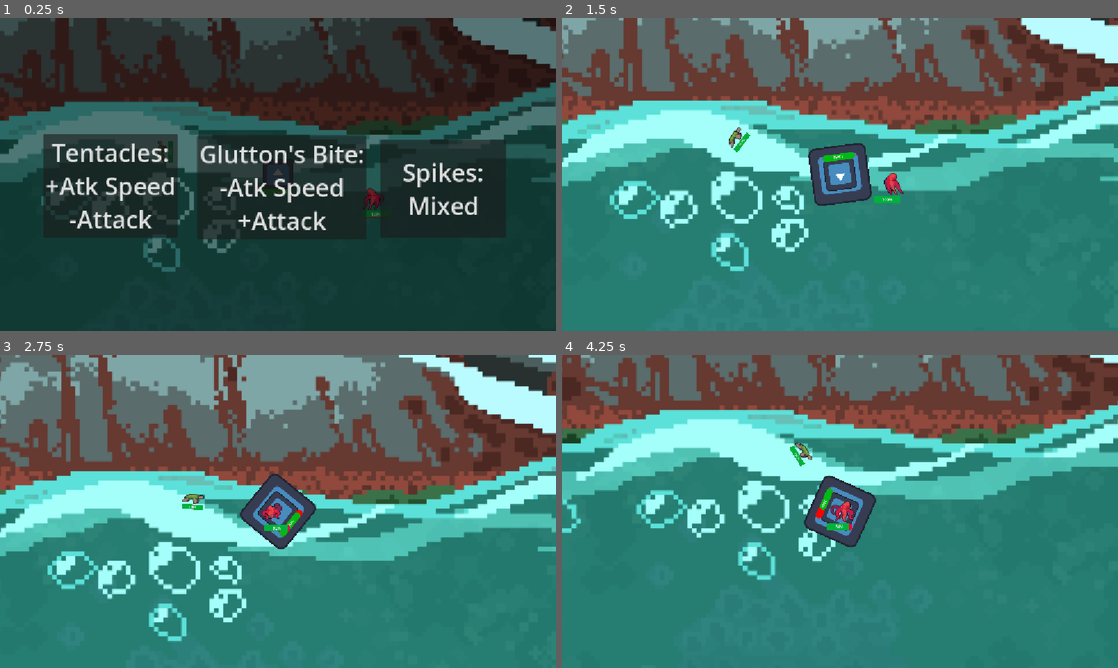
Above: before the commit, frames 1-4 (two rows, left to right).
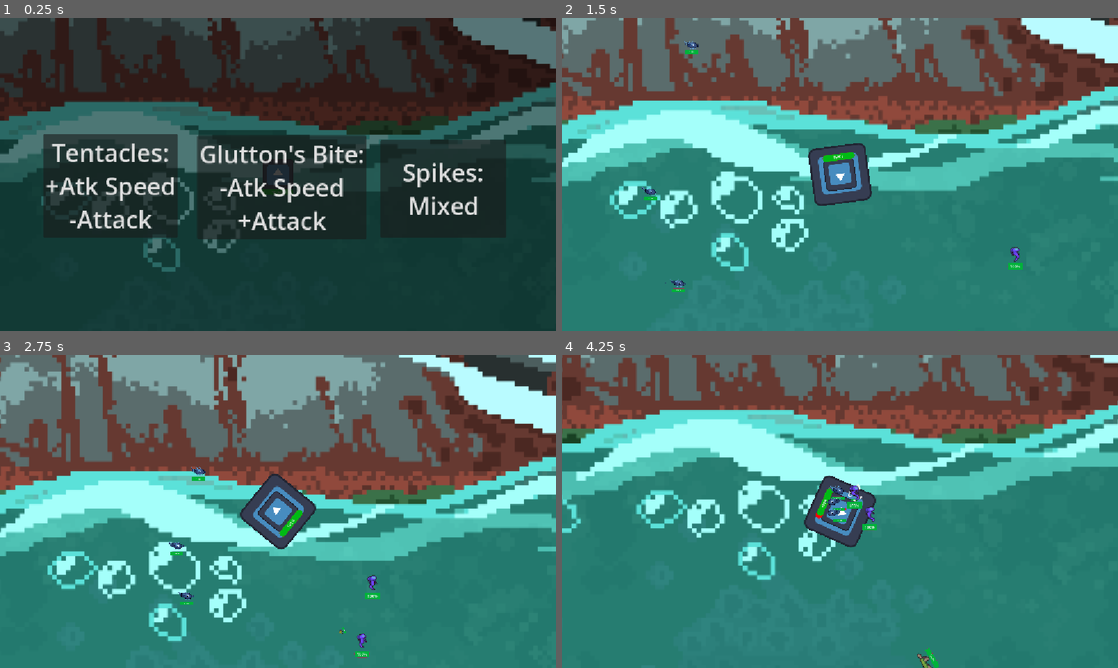
Above: after the commit, the same moments.

Repository: GavinWu42711/Campfire
Game: Godot game, scene res://Scenes/level_1.tscn
The game is run twice, just before and just after one commit, with the same random seed, the same clock (stepped at 60 frames per second) and the same inputs. The engine's default icon, where the game draws it, is replaced by a stand-in: a white triangle on a blue panel in a dark square.
Inputs (mouse positions are in pixels of both pictures, inside the frame that each line leads up to):
- Up to frame 1 (0.25 s): no input
- Up to frame 2 (1.5 s): tap Enter at 0.5 s; move the mouse to (962, 158) at 0.52 s; click (962, 158) at 0.6 s; move the mouse to (728, 190) at 1.27 s; right-click (728, 190) at 1.35 s
- Up to frame 3 (2.75 s): move the mouse to (333, 442) at 2.02 s; click (333, 442) at 2.1 s
- Up to frame 4 (4.25 s): move the mouse to (812, 574) at 2.77 s; right-click (812, 574) at 2.85 s; move the mouse to (1006, 558) at 3.52 s; click (1006, 558) at 3.6 s

The runs differ from the first frame. In frame 1, 0.3% of the frame differs, in the area x 28-69%, y 39-64%; in frame 2, 0.7%; in frame 3, 0.8%; in frame 4, 0.9%, in the area x 41-68%, y 27-100%.

Commit message:
scene handler
bug fixing scene handler

Diff:
--- a/campfire/Scenes/level_1.tscn
+++ b/campfire/Scenes/level_1.tscn
@@ -1,13 +1,12 @@
 [gd_scene format=4 uid="uid://clydl34mgc5hh"]
 
 [ext_resource type="Texture2D" uid="uid://byan08c0126pq" path="res://Assets/Tilesets and Backgrounds/free-underwater-world-pixel-art-backgrounds/background 4/orig_big.png" id="1_vk57k"]
+[ext_resource type="Script" uid="uid://65v6fx6fr3e4" path="res://Scripts/level_1.gd" id="1_wrinw"]
 [ext_resource type="Texture2D" uid="uid://mihmftv63u4e" path="res://Assets/Tilesets and Backgrounds/TileMap (1).png" id="2_7p6j4"]
 [ext_resource type="PackedScene" uid="uid://r1lfrw2x34u4" path="res://Scenes/Player.tscn" id="2_8ffim"]
 [ext_resource type="Texture2D" uid="uid://by68ikyxj23ka" path="res://Assets/Tilesets and Backgrounds/TileSet.png" id="3_6444e"]
 [ext_resource type="Texture2D" uid="uid://cdcno6virmq45" path="res://Assets/Tilesets and Backgrounds/New Project (1) (2).png" id="5_6444e"]
 [ext_resource type="PackedScene" uid="uid://1qs6ffmyuihq" path="res://Scenes/selection_screen.tscn" id="6_evi0p"]
-[ext_resource type="PackedScene" uid="uid://bb6sdvi5cg481" path="res://Scenes/OctopusEnemy.tscn" id="7_xrdnt"]
-[ext_resource type="PackedScene" uid="uid://dn01d51mmec8f" path="res://Scenes/TurtleEnemy.tscn" id="8_wrinw"]
 [ext_resource type="AudioStream" uid="uid://d4iemrqsysge4" path="res://Assets/Audio/8-Bit Ocean.wav" id="9_chwpn"]
 [ext_resource type="Script" path="res://Scenes/audio_stream_player_2d.gd" id="10_chwpn"]
 
@@ -649,13 +648,14 @@
 sources/3 = SubResource("TileSetAtlasSource_xrdnt")
 
 [node name="Level1" type="Node2D" unique_id=602378382]
+script = ExtResource("1_wrinw")
 
 [node name="Orig" type="Sprite2D" parent="." unique_id=184249064]
 position = Vector2(-14, 117.84387)
 scale = Vector2(4.793, 4.89)
 texture = ExtResource("1_vk57k")
 
-[node name="CharacterBody2D" parent="." unique_id=642714803 instance=ExtResource("2_8ffim")]
+[node name="Player" parent="." unique_id=642714803 instance=ExtResource("2_8ffim")]
 position = Vector2(-11, 380)
 
 [node name="TileMapLayer" type="TileMapLayer" parent="." unique_id=1411865367]
@@ -679,12 +679,6 @@
 
 [node name="Selection Screen" parent="." unique_id=176216696 instance=ExtResource("6_evi0p")]
 
-[node name="CharacterBody2D2" parent="." unique_id=980513259 instance=ExtResource("7_xrdnt")]
-position = Vector2(398, 481)
-
-[node name="CharacterBody2D3" parent="." unique_id=1992164605 instance=ExtResource("8_wrinw")]
-position = Vector2(-491, 288)
-
 [node name="StaticBody2D" type="StaticBody2D" parent="." unique_id=1671222664]
 collision_layer = 4
 collision_mask = 4
@@ -698,6 +692,6 @@
 autoplay = true
 script = ExtResource("10_chwpn")
 
-[connection signal="choose_glutton_signal" from="Selection Screen" to="CharacterBody2D" method="_on_selection_screen_choose_glutton_signal"]
-[connection signal="choose_spikes_signal" from="Selection Screen" to="CharacterBody2D" method="_on_selection_screen_choose_spikes_signal"]
-[connection signal="choose_tentacles_signal" from="Selection Screen" to="CharacterBody2D" method="_on_selection_screen_choose_tentacles_signal"]
+[connection signal="choose_glutton_signal" from="Selection Screen" to="Player" method="_on_selection_screen_choose_glutton_signal"]
+[connection signal="choose_spikes_signal" from="Selection Screen" to="Player" method="_on_selection_screen_choose_spikes_signal"]
+[connection signal="choose_tentacles_signal" from="Selection Screen" to="Player" method="_on_selection_screen_choose_tentacles_signal"]
--- a/campfire/Scenes/level_2.tscn
+++ b/campfire/Scenes/level_2.tscn
@@ -1,5 +1,6 @@
 [gd_scene format=4 uid="uid://14do6usdot3o"]
 
+[ext_resource type="Script" uid="uid://bt40pkpp2o7h7" path="res://Scripts/level_2.gd" id="1_42uki"]
 [ext_resource type="Texture2D" uid="uid://bftd6fxdwlkmr" path="res://Assets/Tilesets and Backgrounds/free-underwater-world-pixel-art-backgrounds/background 1/orig_big.png" id="1_v3rpw"]
 [ext_resource type="Texture2D" uid="uid://mihmftv63u4e" path="res://Assets/Tilesets and Backgrounds/TileMap (1).png" id="2_12fag"]
 [ext_resource type="Texture2D" uid="uid://by68ikyxj23ka" path="res://Assets/Tilesets and Backgrounds/TileSet.png" id="3_1q6tm"]
@@ -792,6 +793,7 @@
 sources/3 = SubResource("TileSetAtlasSource_cggpd")
 
 [node name="Level2" type="Node2D" unique_id=93803749]
+script = ExtResource("1_42uki")
 
 [node name="OrigBig" type="Sprite2D" parent="." unique_id=1456790484]
 position = Vector2(65.30585, 265.24997)
@@ -823,7 +825,7 @@
 rendering_quadrant_size = 32
 physics_quadrant_size = 32
 
-[node name="CharacterBody2D" parent="." unique_id=642714803 instance=ExtResource("6_cggpd")]
+[node name="Player" parent="." unique_id=642714803 instance=ExtResource("6_cggpd")]
 
 [node name="Marker2D" type="Marker2D" parent="." unique_id=669978079]
 position = Vector2(-5372, -95)
--- a/campfire/Scenes/level_3.tscn
+++ b/campfire/Scenes/level_3.tscn
@@ -1,5 +1,6 @@
 [gd_scene format=4 uid="uid://cujkrcfb7tchr"]
 
+[ext_resource type="Script" uid="uid://b7tlo01qdk80a" path="res://Scripts/level_3.gd" id="1_l4wr6"]
 [ext_resource type="Texture2D" uid="uid://bwpe0nu51c1sg" path="res://Assets/Tilesets and Backgrounds/free-underwater-world-pixel-art-backgrounds/background 2/orig_big.png" id="1_ng0s0"]
 [ext_resource type="Texture2D" uid="uid://mihmftv63u4e" path="res://Assets/Tilesets and Backgrounds/TileMap (1).png" id="2_76ybr"]
 [ext_resource type="Texture2D" uid="uid://by68ikyxj23ka" path="res://Assets/Tilesets and Backgrounds/TileSet.png" id="3_s8nj6"]
@@ -648,6 +649,7 @@
 sources/3 = SubResource("TileSetAtlasSource_53xsp")
 
 [node name="Level3" type="Node2D" unique_id=423755762]
+script = ExtResource("1_l4wr6")
 
 [node name="OrigBig" type="Sprite2D" parent="." unique_id=2063815661]
 position = Vector2(150, 33.999992)
@@ -670,7 +672,7 @@
 rendering_quadrant_size = 32
 physics_quadrant_size = 32
 
-[node name="CharacterBody2D" parent="." unique_id=642714803 instance=ExtResource("4_s8nj6")]
+[node name="Player" parent="." unique_id=642714803 instance=ExtResource("4_s8nj6")]
 
 [node name="Marker2D" type="Marker2D" parent="." unique_id=1757274697]
 position = Vector2(-5372, -95)
--- a/campfire/Scenes/level_4.tscn
+++ b/campfire/Scenes/level_4.tscn
@@ -1,5 +1,6 @@
 [gd_scene format=4 uid="uid://v1545633i6d2"]
 
+[ext_resource type="Script" uid="uid://7lc5gorkut4k" path="res://Scripts/level_4.gd" id="1_7huqf"]
 [ext_resource type="Texture2D" uid="uid://bkq1m43dl7vcd" path="res://Assets/Tilesets and Backgrounds/free-underwater-world-pixel-art-backgrounds/background 3/orig_big.png" id="1_i1va2"]
 [ext_resource type="Texture2D" uid="uid://mihmftv63u4e" path="res://Assets/Tilesets and Backgrounds/TileMap (1).png" id="2_kdkq3"]
 [ext_resource type="Texture2D" uid="uid://by68ikyxj23ka" path="res://Assets/Tilesets and Backgrounds/TileSet.png" id="3_wi344"]
@@ -1054,6 +1055,7 @@
 sources/2 = SubResource("TileSetAtlasSource_3ntyy")
 
 [node name="Level4" type="Node2D" unique_id=423755762]
+script = ExtResource("1_7huqf")
 
 [node name="OrigBig" type="Sprite2D" parent="." unique_id=2063815661]
 position = Vector2(150, 33.999992)
@@ -1088,7 +1090,7 @@
 rendering_quadrant_size = 32
 physics_quadrant_size = 32
 
-[node name="CharacterBody2D" parent="." unique_id=642714803 instance=ExtResource("5_wk15n")]
+[node name="Player" parent="." unique_id=642714803 instance=ExtResource("5_wk15n")]
 
 [node name="Marker2D" type="Marker2D" parent="." unique_id=1757274697]
 position = Vector2(-5372, -95)
--- /dev/null
+++ b/campfire/Scenes/menu.tscn
@@ -0,0 +1,30 @@
+[gd_scene format=3 uid="uid://c1usjh0uyt8li"]
+
+[sub_resource type="GDScript" id="GDScript_u4yt8"]
+script/source = "extends Button
+
+
+# Called when the node enters the scene tree for the first time.
+func _ready() -> void:
+	pass # Replace with function body.
+
+
+# Called every frame. 'delta' is the elapsed time since the previous frame.
+func _process(delta: float) -> void:
+	pass
+
+
+
+func _on_button_down() -> void:
+	SceneHandler.transition_scene(SceneHandler.LEVEL.LEVEL_1)
+"
+
+[node name="Node2D" type="Node2D" unique_id=1730369024]
+
+[node name="Button" type="Button" parent="." unique_id=1189303427]
+offset_right = 893.0
+offset_bottom = 427.0
+text = "etesetes"
+script = SubResource("GDScript_u4yt8")
+
+[connection signal="button_down" from="Button" to="Button" method="_on_button_down"]
--- a/campfire/Scripts/Enemy_Class.gd
+++ b/campfire/Scripts/Enemy_Class.gd
@@ -59,6 +59,7 @@
 	apply_knockback.connect(take_knockback)
 	dot_timer = Timer.new()
 	set_up_hp_bar()
+	set_collision_layer_value(1,true)
 
 #Run every second
 func _physics_process(delta: float) -> void:
@@ -132,7 +133,6 @@
 
 		#Apply damage
 		current_health -= damage
-		print(current_health)
 		queue_animation(ACTION.HURT)
 
 		if current_health <= 0:
@@ -149,15 +149,18 @@
 	alive = false
 	SceneHandler.update_goals_signal.emit(enemy_depth)
 	queue_animation(ACTION.DEATH)
+	await animated_sprite.animation_finished
+	self.queue_free()
 
 #Checks if any player hitboxes are in range
 func check_attack_hitbox() -> void:
-	for body in enemy_attack_hitbox.get_overlapping_bodies():
-		if body is Player:
-			if can_attack:
-				can_attack = false
-				attack(enemy_attack_damage,body.take_damage_signal)
-				start_attack_cooldown(attack_cooldown)
+	if alive:
+		for body in enemy_attack_hitbox.get_overlapping_bodies():
+			if body is Player:
+				if can_attack:
+					can_attack = false
+					attack(enemy_attack_damage,body.take_damage_signal)
+					start_attack_cooldown(attack_cooldown)
 
 #Deals damage to the player
 func attack(attack_damage:int,hitbox_signal:Signal) -> void:
--- a/campfire/Scripts/enemy_spawner.gd
+++ b/campfire/Scripts/enemy_spawner.gd
@@ -62,7 +62,7 @@
 var spawn_handler_on:bool = false
 var depth:int = 0
 var spawner_cooldown:float = 10 #How long before another wave of enemies should be spawn
-var spawn_next_wave:bool = false
+var spawn_next_wave:bool = true
 
 
 #Emit to start spawning
@@ -79,10 +79,10 @@
 func _process(delta: float) -> void:
 	spawn_handler()
 
-func start_spawner(depth:int) -> void:
+func start_spawner(var_depth:int) -> void:
 	spawn_handler_on = true
 	spawn_next_wave = true
-	depth = depth
+	depth = var_depth
 
 func stop_spawner() -> void:
 	spawn_handler_on = false
@@ -123,6 +123,18 @@
 	#Apply the offset relative to the player pos
 	enemy.global_position = player_global_pos + enemy_offset
 
+	#Find the level node
+	var level_node:Node2D
+
+	while level_node == null:
+		for child in get_tree().root.get_children():
+			if child is Node2D:
+				level_node = child
+				break
+
+	#Add enemy as child
+	level_node.add_child(enemy)
+
 #Spawns 10 random enemies from depth 1 list
 func spawn_depth_1_wave() -> void:
 	for i in range(10):
--- a/campfire/Scripts/global.gd
+++ b/campfire/Scripts/global.gd
@@ -23,8 +23,8 @@
 var dot_duration = 0.0
 var tent_range = 1
 
-var bite_attackspeed = 3
-var bite_damage = 15
+var bite_attackspeed = 0.1
+var bite_damage = 100
 var lifesteal = 0.0
 var bite_range = 1
 
--- /dev/null
+++ b/campfire/Scripts/level_1.gd
@@ -0,0 +1,11 @@
+extends Node2D
+
+
+# Called when the node enters the scene tree for the first time.
+func _ready() -> void:
+	EnemySpawner.start_spawning_signal.emit(1)
+
+
+# Called every frame. 'delta' is the elapsed time since the previous frame.
+func _process(delta: float) -> void:
+	pass
--- /dev/null
+++ b/campfire/Scripts/level_2.gd
@@ -0,0 +1,12 @@
+extends Node2D
+
+
+# Called when the node enters the scene tree for the first time.
+func _ready() -> void:
+	EnemySpawner.start_spawning_signal.emit(2)
+	get_node("Player").evolve()
+
+
+# Called every frame. 'delta' is the elapsed time since the previous frame.
+func _process(delta: float) -> void:
+	pass
--- /dev/null
+++ b/campfire/Scripts/level_3.gd
@@ -0,0 +1,11 @@
+extends Node2D
+
+
+# Called when the node enters the scene tree for the first time.
+func _ready() -> void:
+	EnemySpawner.start_spawning_signal.emit(3)
+	get_node("Player").evolve()
+
+# Called every frame. 'delta' is the elapsed time since the previous frame.
+func _process(delta: float) -> void:
+	pass
--- /dev/null
+++ b/campfire/Scripts/level_4.gd
@@ -0,0 +1,12 @@
+extends Node2D
+
+
+# Called when the node enters the scene tree for the first time.
+func _ready() -> void:
+	EnemySpawner.start_spawning_signal.emit(4)
+	get_node("Player").evolve()
+
+
+# Called every frame. 'delta' is the elapsed time since the previous frame.
+func _process(delta: float) -> void:
+	pass
--- a/campfire/Scripts/player.gd
+++ b/campfire/Scripts/player.gd
@@ -59,7 +59,6 @@
 	tentacles.scale *= Global.tent_range
 
 func take_damage(damage:int):
-	print("supposed to take damage")
 	if vulnerable && alive:
 		Global.hp -= damage
 		hp_bar.value = Global.hp
--- a/campfire/scene_handler.gd
+++ b/campfire/scene_handler.gd
@@ -32,7 +32,8 @@
 
 # Called every frame. 'delta' is the elapsed time since the previous frame.
 func _process(delta: float) -> void:
-	pass
+	check_goals()
+	print(level_1_enemies_killed)
 
 func reset_clear_cons() -> void:
 	level_1_enemies_killed = 0
@@ -54,7 +55,8 @@
 
 func check_goals() -> void:
 	if current_level == LEVEL.MENU:
-		transition_scene(LEVEL.LEVEL_1)
+		#transition_scene(LEVEL.LEVEL_1)
+		pass
 	elif current_level == LEVEL.LEVEL_1:
 		if level_1_enemies_killed >= level_1_killed_goal:
 			transition_scene(LEVEL.LEVEL_2)
@@ -70,14 +72,20 @@
 
 func transition_scene(new_level:int) -> void:
 	if new_level == LEVEL.MENU:
+		current_level = LEVEL.MENU
 		reset_clear_cons()
 	elif new_level == LEVEL.LEVEL_1:
 		get_tree().change_scene_to_packed(level_1_scene)
+		current_level = LEVEL.LEVEL_1
 	elif new_level == LEVEL.LEVEL_2:
 		get_tree().change_scene_to_packed(level_2_scene)
+		current_level = LEVEL.LEVEL_1
 	elif new_level == LEVEL.LEVEL_3:
 		get_tree().change_scene_to_packed(level_3_scene)
+		current_level = LEVEL.LEVEL_1
 	elif new_level == LEVEL.LEVEL_4:
 		get_tree().change_scene_to_packed(level_4_scene)
+		current_level = LEVEL.LEVEL_1
 	elif new_level == LEVEL.RESTART:
+		current_level = LEVEL.RESTART
 		reset_clear_cons()
Not shown: 1 places in campfire/Scenes/level_2.tscn that only renumber resources
Not shown: 1 places in campfire/Scenes/level_3.tscn that only renumber resources
Not shown: 1 places in campfire/Scenes/level_4.tscn that only renumber resources
Not shown, added: campfire/Scripts/level_1.gd.uid
Not shown, added: campfire/Scripts/level_2.gd.uid
Not shown, added: campfire/Scripts/level_3.gd.uid
Not shown, added: campfire/Scripts/level_4.gd.uid
